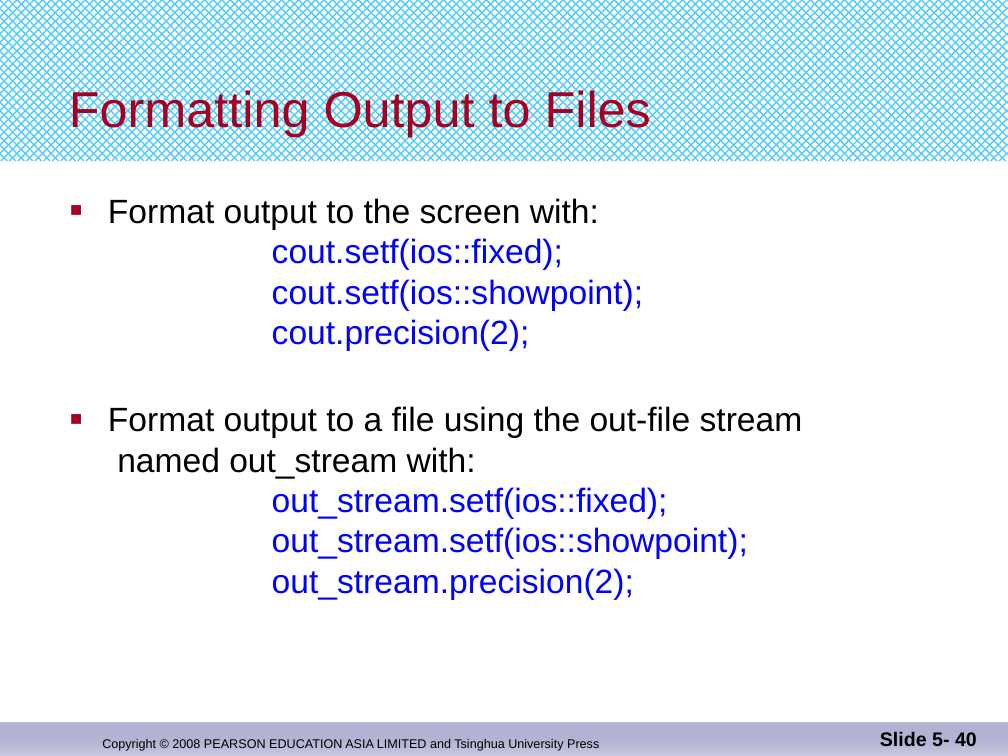
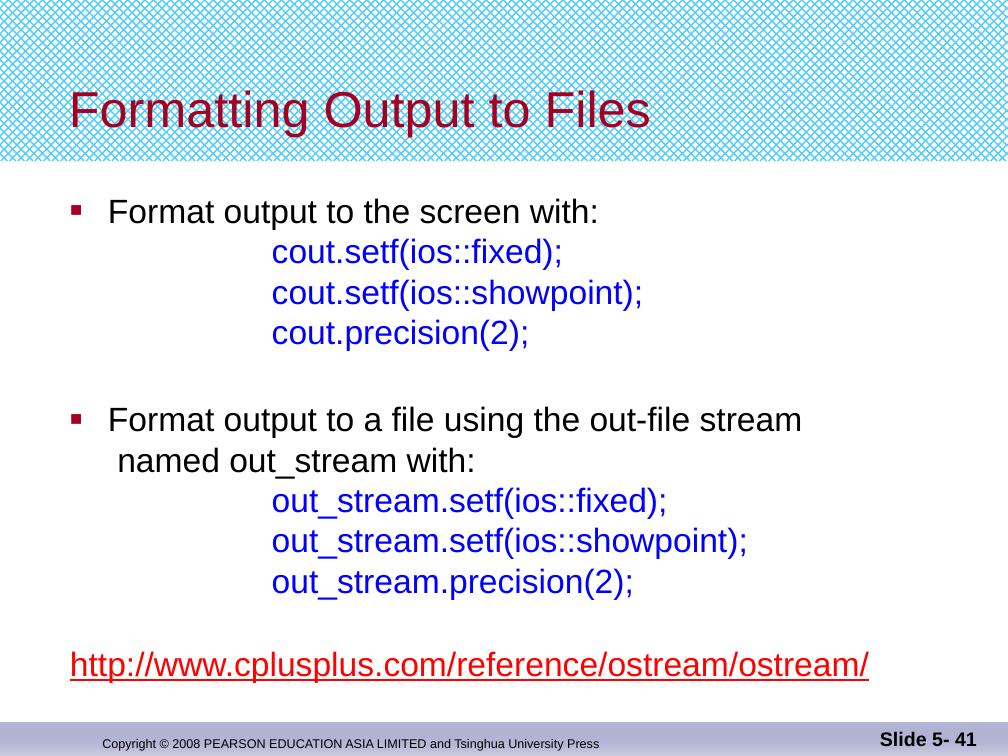
Before and after one commit to djuanbei/CPLUSPLUS, a slide deck: slide 41 of ppt/Chapter 6.pptx (slide 40 before the commit). Drawn at 1008x756 pixels with LibreOffice and Linux fonts; fonts in the diff are those of the drawing. Boxes give left, top, right and bottom in pixels: in the first picture for what was removed or moved away, otherwise in the second. Text is boxed around its words. In the diff, an @@ line names an element or a change of style, - is before the commit and + after.

```diff
--- a/ppt/Chapter 6.pptx
+++ b/ppt/Chapter 6.pptx
@@ text added at <box>70,651,869,683</box>, 24 pt, text #FF0000, underline @@
+http://www.cplusplus.com/reference/ostream/ostream/
@@ page number at <box>880,731,977,746</box>: text changed @@
-Slide 5- 40
+Slide 5- 41
```
Also in this commit, not shown: 1 other slide changed, 2 slides added.
